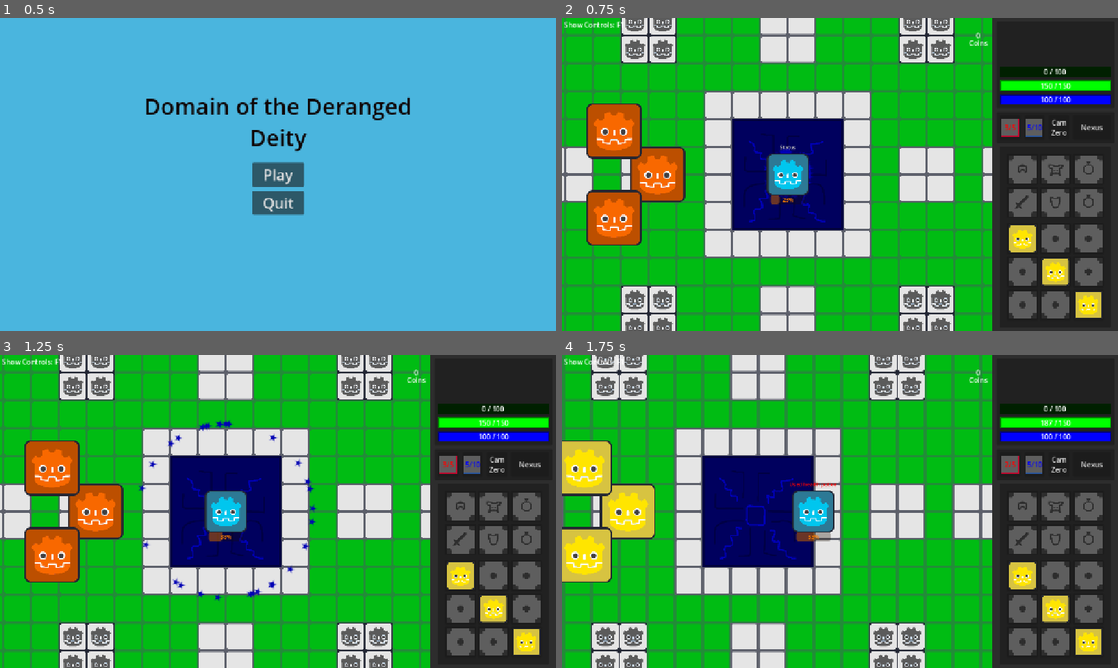
Above: before the commit, frames 1-4 (two rows, left to right).
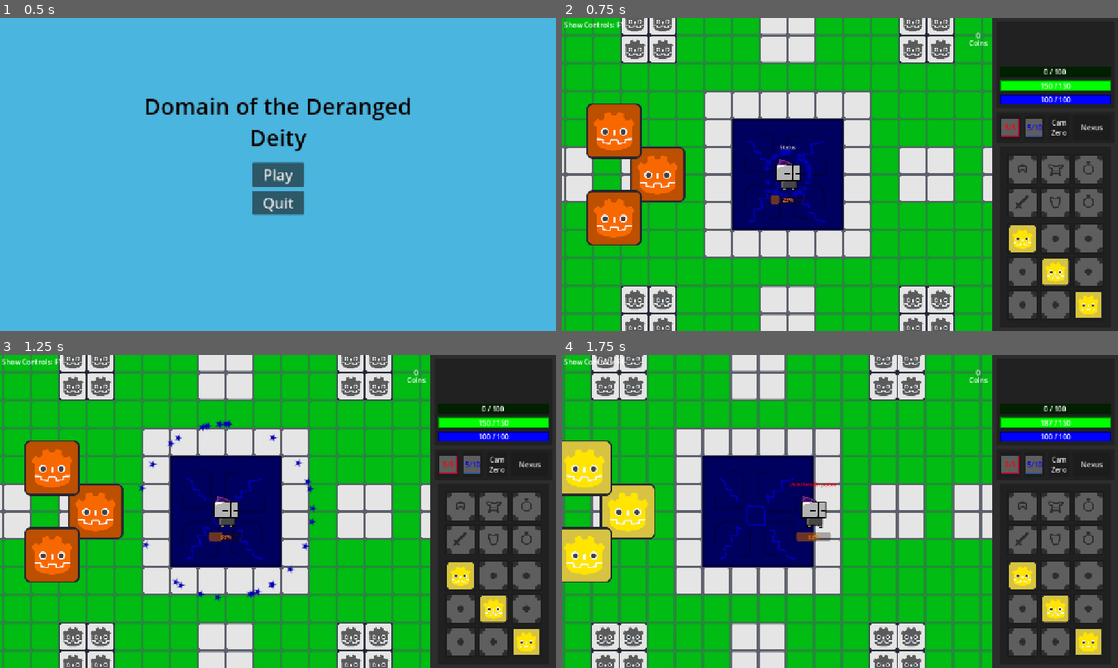
Above: after the commit, the same moments.

Repository: richiii999/ddd
Game: Godot game, scene res://Script Classes and Base Scenes/GameManager.tscn
Two runs of this game, one before a commit and one after it. Both use one fixed random seed, a clock stepped at 60 frames per second and the inputs below.
Inputs (mouse positions are in pixels of both pictures, inside the frame that each line leads up to):
- Up to frame 1 (0.5 s): no input
- Up to frame 2 (0.75 s): click "Play" at 0.5 s
- Up to frame 3 (1.25 s): no input
- Up to frame 4 (1.75 s): move the mouse to (789, 470) at 1.27 s; hold Right (right) from 1.28 s (still down); tap H (HPot) at 1.35 s

Frame 1 is identical in both runs. In frame 2, 1.0% of the frame differs, in the area x 36-45%, y 43-57%; in frame 3, 1.0%; in frame 4, 1.0%, in the area x 41-49%, y 43-57%.

Commit message:
Test Sprite for player + Change Direction

Diff:
--- a/Entity/Player/Player.tscn
+++ b/Entity/Player/Player.tscn
@@ -12,9 +12,9 @@
 [ext_resource type="PackedScene" uid="uid://blxsgjk3fmr0e" path="res://UI/Skills/skills.tscn" id="11_2efty"]
 [ext_resource type="PackedScene" uid="uid://dh5gc4sj4sodd" path="res://Entity/Components/Status.tscn" id="12_be5jb"]
 [ext_resource type="PackedScene" uid="uid://bo88q26eog6w" path="res://Entity/Player/Camera.tscn" id="13_23qwt"]
-[ext_resource type="Texture2D" uid="uid://0sdiv7emxf0k" path="res://Assets/Sprites/GD Icons/GD_Cyan.tres" id="14_fnijg"]
 [ext_resource type="PackedScene" uid="uid://dddy50t4saequ" path="res://Entity/Components/EffectComponentSystem.tscn" id="15_si366"]
 [ext_resource type="Script" uid="uid://hi4e34yydb2t" path="res://Script Classes and Base Scenes/smartArea.gd" id="16_5ay3i"]
+[ext_resource type="Texture2D" uid="uid://mjmylc0o657g" path="res://Assets/Sprites/DDD_PlayerSprite_Attempt.png" id="16_pnyfx"]
 
 [sub_resource type="CircleShape2D" id="CircleShape2D_sqvdy"]
 radius = 60.0
@@ -24,6 +24,47 @@
 
 [sub_resource type="RectangleShape2D" id="RectangleShape2D_eb64r"]
 size = Vector2(170.667, 170.667)
+
+[sub_resource type="AtlasTexture" id="AtlasTexture_u55sb"]
+atlas = ExtResource("16_pnyfx")
+region = Rect2(0, 0, 70, 67)
+
+[sub_resource type="AtlasTexture" id="AtlasTexture_7hmw6"]
+atlas = ExtResource("16_pnyfx")
+region = Rect2(0, 0, 70, 67)
+
+[sub_resource type="AtlasTexture" id="AtlasTexture_3vnax"]
+atlas = ExtResource("16_pnyfx")
+region = Rect2(70, 0, 70, 67)
+
+[sub_resource type="AtlasTexture" id="AtlasTexture_cretm"]
+atlas = ExtResource("16_pnyfx")
+region = Rect2(140, 0, 70, 67)
+
+[sub_resource type="SpriteFrames" id="SpriteFrames_t0707"]
+animations = [{
+"frames": [{
+"duration": 1.0,
+"texture": SubResource("AtlasTexture_u55sb")
+}],
+"loop": true,
+"name": &"idle",
+"speed": 5.0
+}, {
+"frames": [{
+"duration": 1.0,
+"texture": SubResource("AtlasTexture_7hmw6")
+}, {
+"duration": 1.0,
+"texture": SubResource("AtlasTexture_3vnax")
+}, {
+"duration": 1.0,
+"texture": SubResource("AtlasTexture_cretm")
+}],
+"loop": true,
+"name": &"walk",
+"speed": 5.0
+}]
 
 [node name="Player" type="CharacterBody2D" unique_id=1134707457 groups=["Player"]]
 z_index = 10
@@ -153,9 +194,6 @@
 position = Vector2(160, 0)
 ignore_rotation = false
 
-[node name="Sprite2D" type="Sprite2D" parent="." unique_id=580281183]
-texture = ExtResource("14_fnijg")
-
 [node name="Physics_Hitbox" type="CollisionShape2D" parent="." unique_id=158597373]
 shape = SubResource("CircleShape2D_sqvdy")
 
@@ -191,6 +229,11 @@
 shape = SubResource("RectangleShape2D_eb64r")
 debug_color = Color(0.644771, 0.636917, 0.625141, 0.14902)
 
+[node name="AnimatedSprite2D" type="AnimatedSprite2D" parent="." unique_id=153611942]
+scale = Vector2(1.5, 1.5)
+sprite_frames = SubResource("SpriteFrames_t0707")
+animation = &"walk"
+
 [connection signal="pressed" from="CanvasLayer/RMenu/Utility/HPot_Button" to="." method="HPot"]
 [connection signal="pressed" from="CanvasLayer/RMenu/Utility/MPot_Button" to="." method="MPot"]
 [connection signal="pressed" from="CanvasLayer/RMenu/Utility/Nex_Button" to="." method="Nexus"]
--- a/Entity/Player/player.gd
+++ b/Entity/Player/player.gd
@@ -88,12 +88,15 @@
 	# The "velocity.length() > 10.0" tells us "are we moving fast enough to count as moving?", and the else gives us a vector pointing from the player toward the mouse
 	var facingDir : Vector2 = velocity if velocity.length() > 10.0 else (get_global_mouse_position() - global_position)
 	# Flip the sprite horizontally when facing the left
-	#if facingDir.x != 0:
+	if facingDir.x != 0:
+		$AnimatedSprite2D.flip_h = facingDir.x > 0
 		#insert something like $Sprite2D.flip_h = facingDir < 0
 
-	#if velocity.length() > 10.0:
+	if velocity.length() > 10.0:
+		$AnimatedSprite2D.play("walk")
 		#insert something like $AnimatedSprite2D.play("walk")
-	#else:
+	else:
+		$AnimatedSprite2D.play("idle")
 		#insert something like $AnimatedSprite2D.play("idle")
 
 	## Mouse inputs: "pressed" NOT "just_pressed" so player can hold shoot / dash
Binary file added: Assets/Sprites/DDD_PlayerSprite_Attempt.png
Not shown, added: Assets/Sprites/DDD_PlayerSprite_Attempt.png.import
